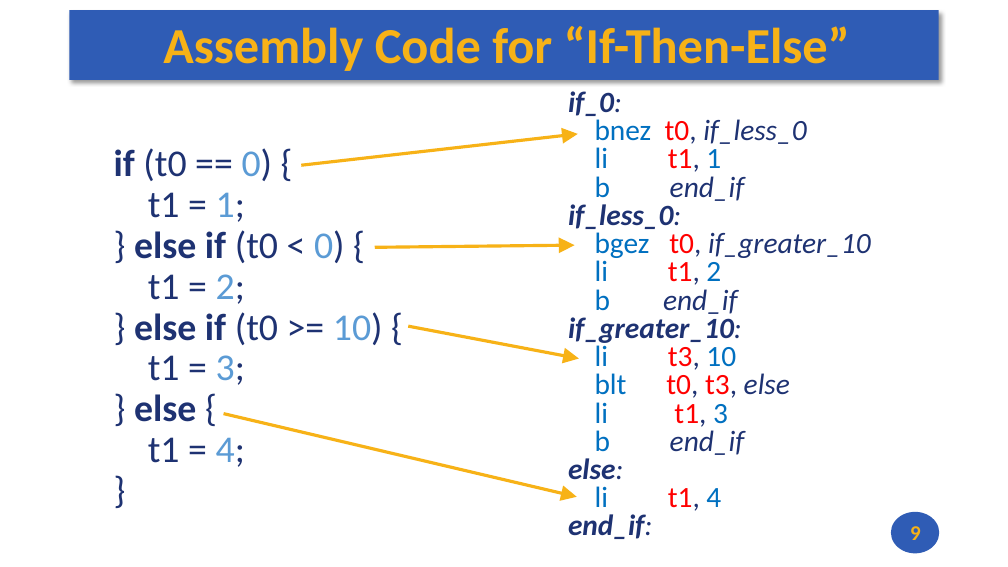
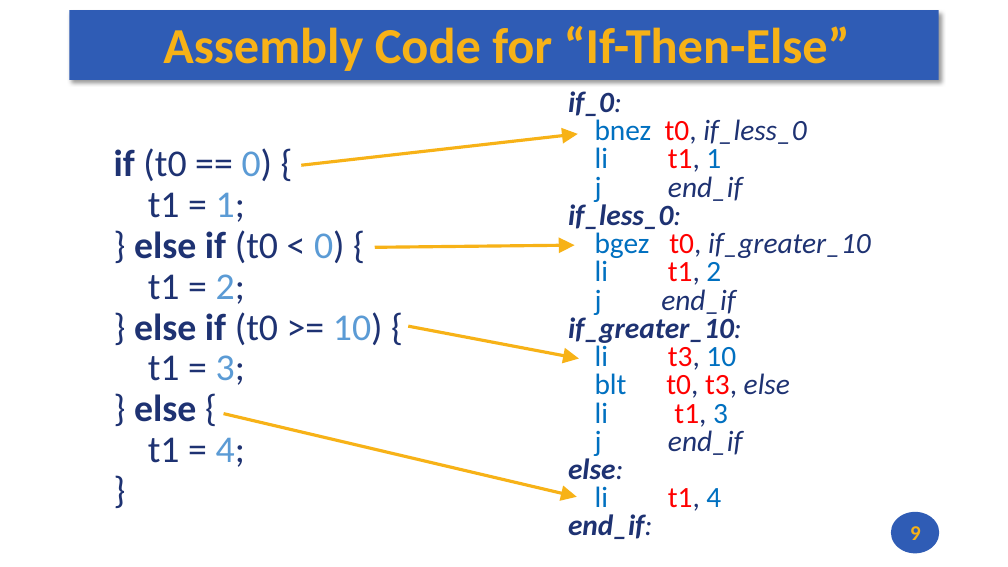
Before and after one commit to andrewt0301/hse-acos-course, a slide deck: slide 9 of docs/part1ca/05_MacrosBranchesArrays/CA_Lecture_05.pptx. Drawn at 1008x567 pixels with LibreOffice and Linux fonts; fonts in the diff are those of the drawing. Boxes give left, top, right and bottom in pixels: in the first picture for what was removed or moved away, otherwise in the second. Text is boxed around its words. In the diff, an @@ line names an element or a change of style, - is before the commit and + after.

```diff
--- a/docs/part1ca/05_MacrosBranchesArrays/CA_Lecture_05.pptx
+++ b/docs/part1ca/05_MacrosBranchesArrays/CA_Lecture_05.pptx
@@ text at (595,176,743,202): text changed @@
-b end_if
+j end_if
@@ text at (595,289,736,315): text changed @@
-b end_if
+j end_if
@@ text at (595,426,743,456): text changed @@
-b end_if
+j end_if
```
Also in this commit, not shown: 5 other slides changed, 1 other file.
